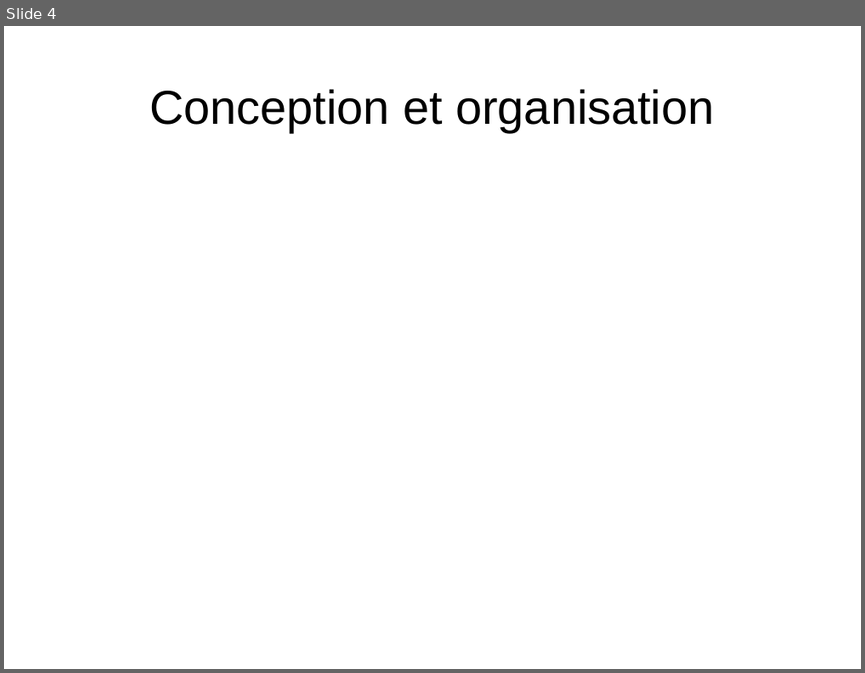
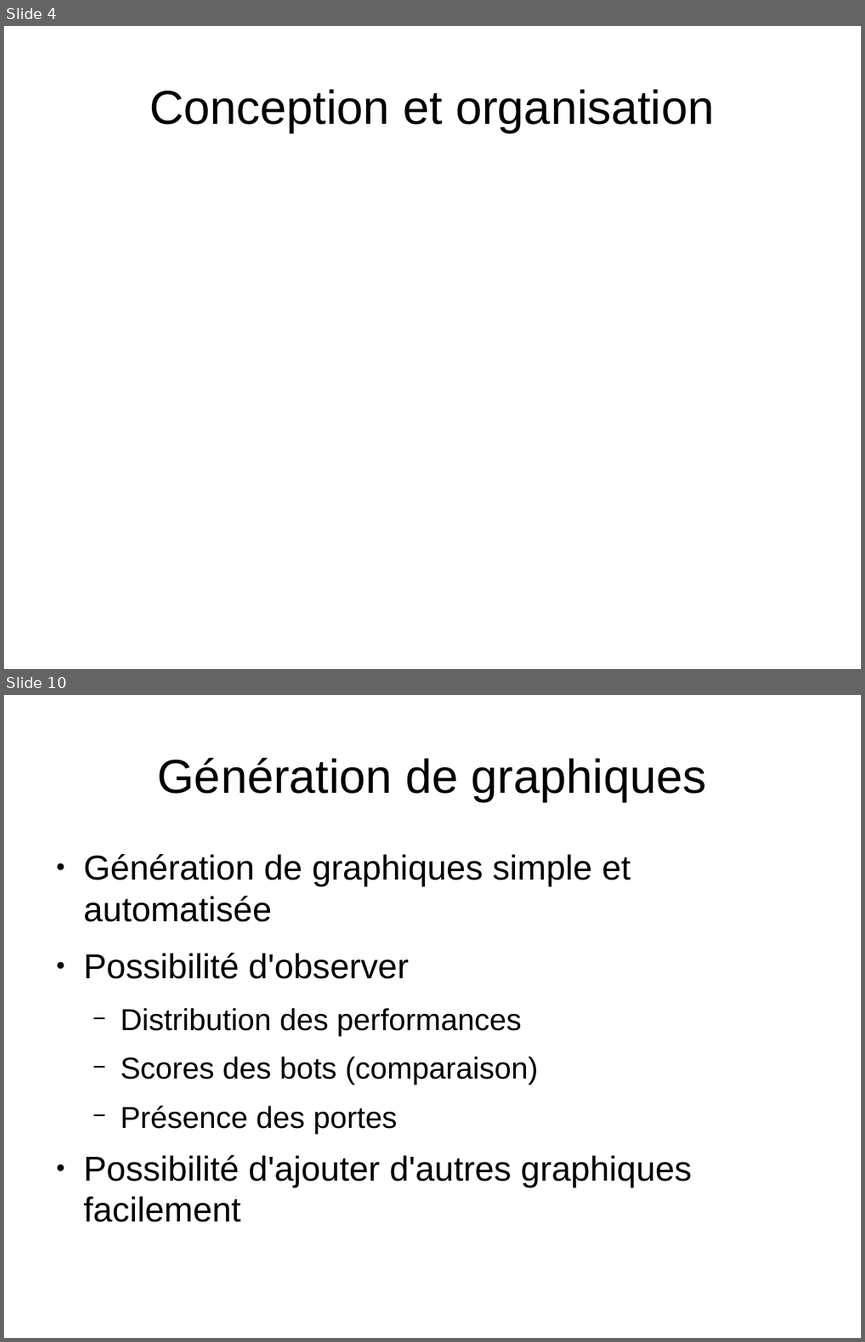
Before and after one commit to medrimonia/PFA-Nethack, a slide deck: papers/soutenance/soutenance.odp. Shown one above the other, each under a label of ours: slide 4 before the commit, slides 4 and 10 after it; the slides between them are not shown. The pictures are 865x673 and 865x1342 pixels, drawn with LibreOffice and Linux fonts; fonts in the diff are those of the drawing. Boxes give left, top, right and bottom in pixels: in the first picture for what was removed or moved away, otherwise in the second. Text is boxed around its words. In the diff, an @@ line names an element or a change of style, - is before the commit and + after.

Commit message:
Ajout pour soutenance : BDD, analyse théorique, génération graphiques

```diff
--- a/papers/soutenance/soutenance.odp
+++ b/papers/soutenance/soutenance.odp
@@ slide 10 added at [4, 695, 861, 1338], background #FFFFFF @@
@@ title added at [158, 758, 706, 801], 44 pt, text #000000 @@
+Génération de graphiques
@@ text added at [84, 854, 692, 1222], 32 pt, text #000000 @@
+● Génération de graphiques simple et automatisée
+● Possibilité d'observer
+  − Distribution des performances
+  − Scores des bots (comparaison)
+  − Présence des portes
+● Possibilité d'ajouter d'autres graphiques facilement
```
Also in this commit, not shown: 1 slide changed, 9 other slides added.
